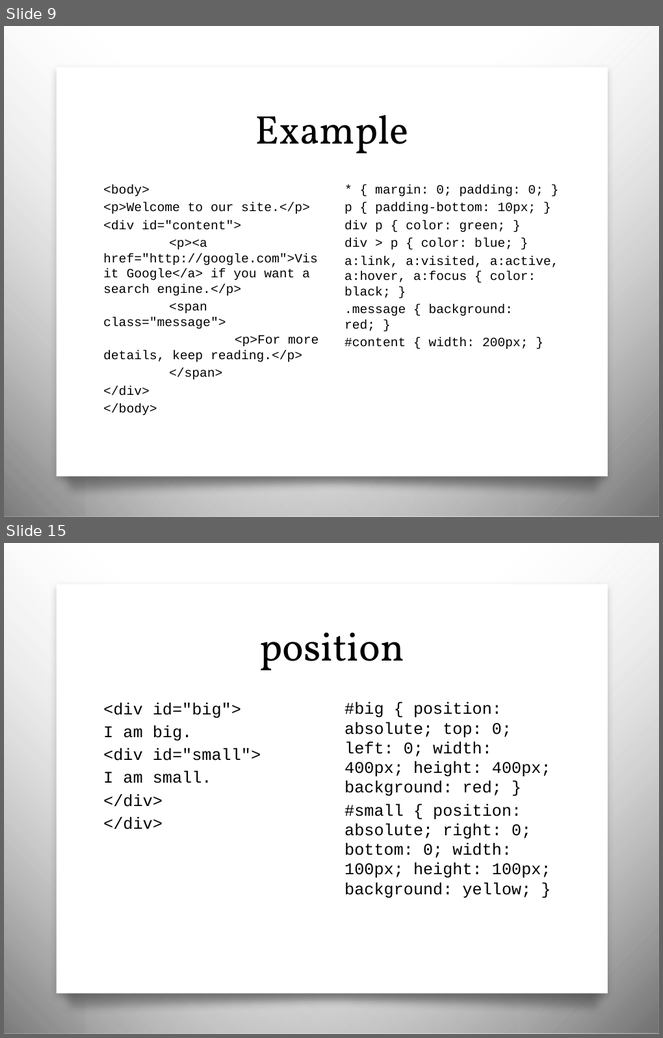
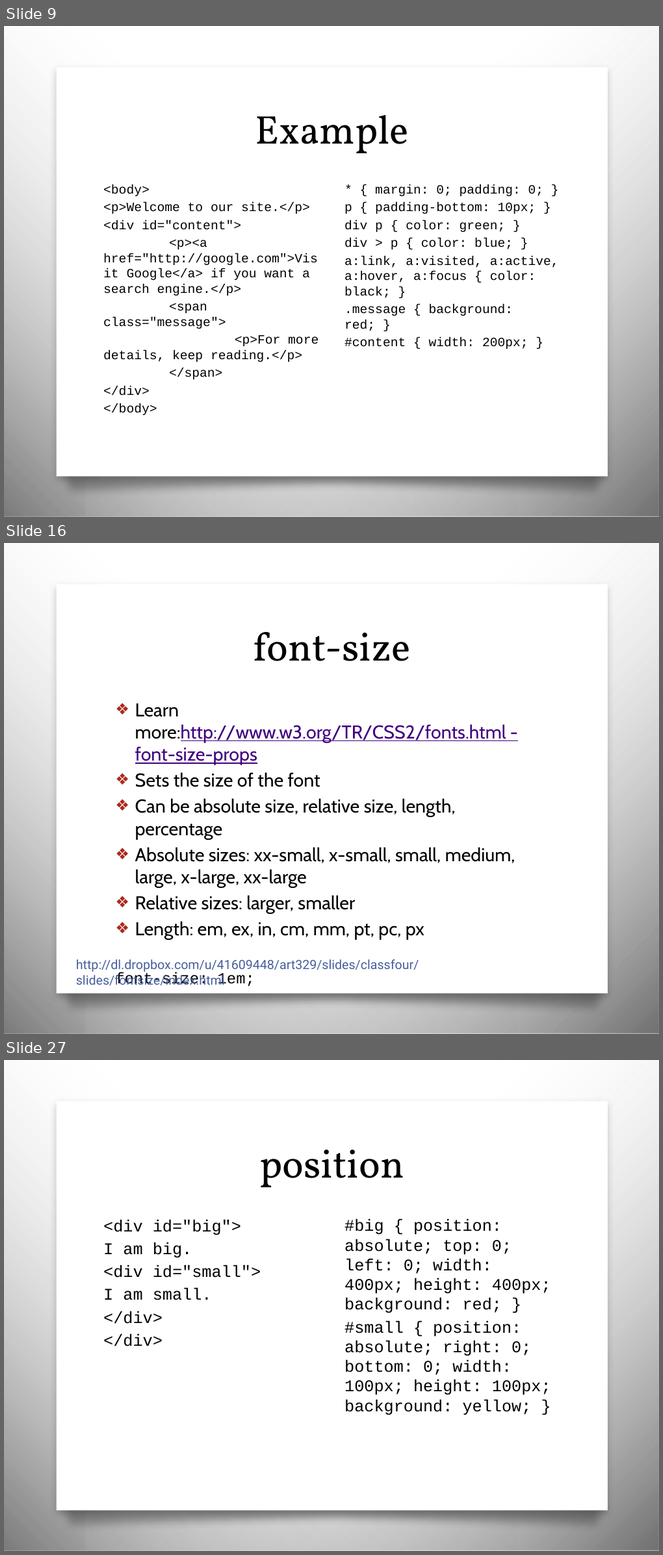
Before and after one commit to awayken/USF-ART329, a slide deck: slides/classthree/slides.pptx. Shown one above the other, each under a label of ours: slides 9 and 15 before the commit, slides 9, 16 and 27 after it; the slides between them are not shown. The pictures are 663x1038 and 663x1555 pixels, drawn with LibreOffice and Linux fonts; fonts in the diff are those of the drawing; background and template pictures are left out. Boxes give left, top, right and bottom in pixels: in the first picture for what was removed or moved away, otherwise in the second. Text is boxed around its words. In the diff, an @@ line names an element or a change of style, - is before the commit and + after.

```diff
--- a/slides/classthree/slides.pptx
+++ b/slides/classthree/slides.pptx
@@ slide 16 added at [4,543,659,1034], background picture (left out); not listed: 4 template elements that a slide beside it also shows @@
@@ title added at [254,632,411,661], 44 pt, text #000000 @@
+font-size
@@ text added at [135,704,516,940], 20.4 pt, text #000000 @@
+❖ Learn more:http://www.w3.org/TR/CSS2/fonts.html - font-size-props
+❖ Sets the size of the font
+❖ Can be absolute size, relative size, length, percentage
+❖ Absolute sizes: xx-small, x-small, small, medium, large, x-large, xx-large
+❖ Relative sizes: larger, smaller
+❖ Length: em, ex, in, cm, mm, pt, pc, px
+font-size: 1em;
@@ text added at [76,960,419,986], 14 pt, text #465E9C @@
+http://dl.dropbox.com/u/41609448/art329/slides/classfour/slides/fontsize/index.html
@@ what was slide 15 is now slide 27 @@
```
Also in this commit, not shown: 5 slides changed, 12 other slides added, 28 other files.
